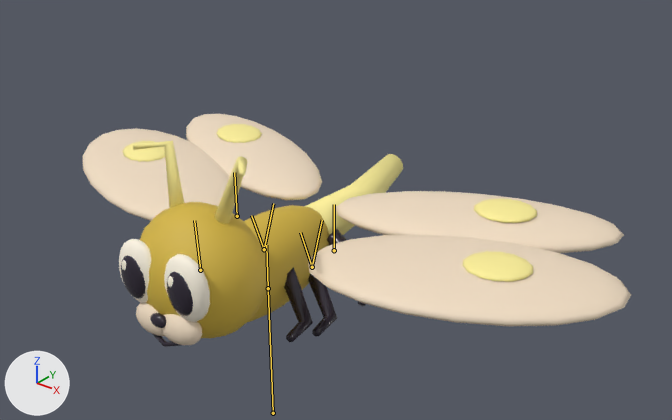
One commit to the glTF model 幻靈奇旅/models/spirits/zapdos.glb: the scene before it, then after it.
One viewpoint serves both versions: a 50 mm lens placed at (5.83, -6.28, 5.37), pointed at (0.28, 0.66, 1.07). Arrows for +X, +Y and +Z are at lower left; the lights stay in place. The first picture is the older version. Both versions are drawn at frame 7 of the action 'Walk'; the numbers are the values there. The bones that change, and the others that lie on the model, are drawn over the model as lines.

Objects in the first picture: '雷紋巨蛾 unified skin'.
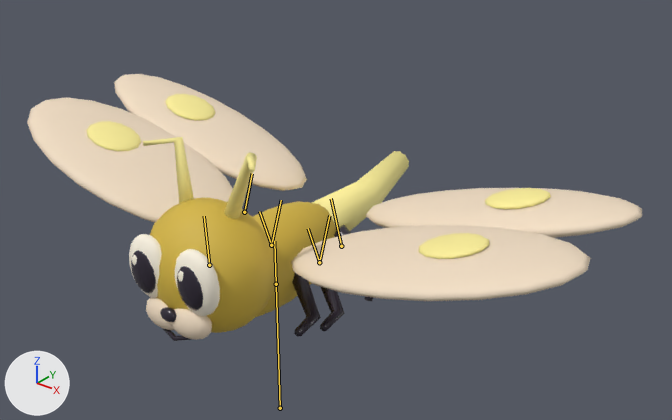
Where the change shows, as pixel boxes [x1, y1, x2, y2] in the pictures (672 x 420 px):
'雷紋巨蛾 unified skin', posed (12% wider, 15% taller): before [82, 114, 631, 347]; after [27, 74, 642, 341]
bone 'Root', root to tip: before (273, 413) to (268, 288); after (280, 408) to (276, 284)
bone 'WingL', root to tip: before (237, 216) to (234, 172); after (244, 212) to (252, 173)
bone 'WingR', root to tip: before (334, 250) to (334, 204); after (341, 246) to (331, 198)

The edits, one by one:
Bone 'Root' (bone_root) moves from (0.0, 0.0, 0.122) to (0.0, 0.0, 0.0).
Bone 'WingL' (bone_wingl) turns from (0, -24, 0) to (0, 0, -15) degrees about its own x, y and z.
Bone 'WingR' (bone_wingr) turns from (0, 24, 0) to (0, 0, 15) degrees about its own x, y and z.
